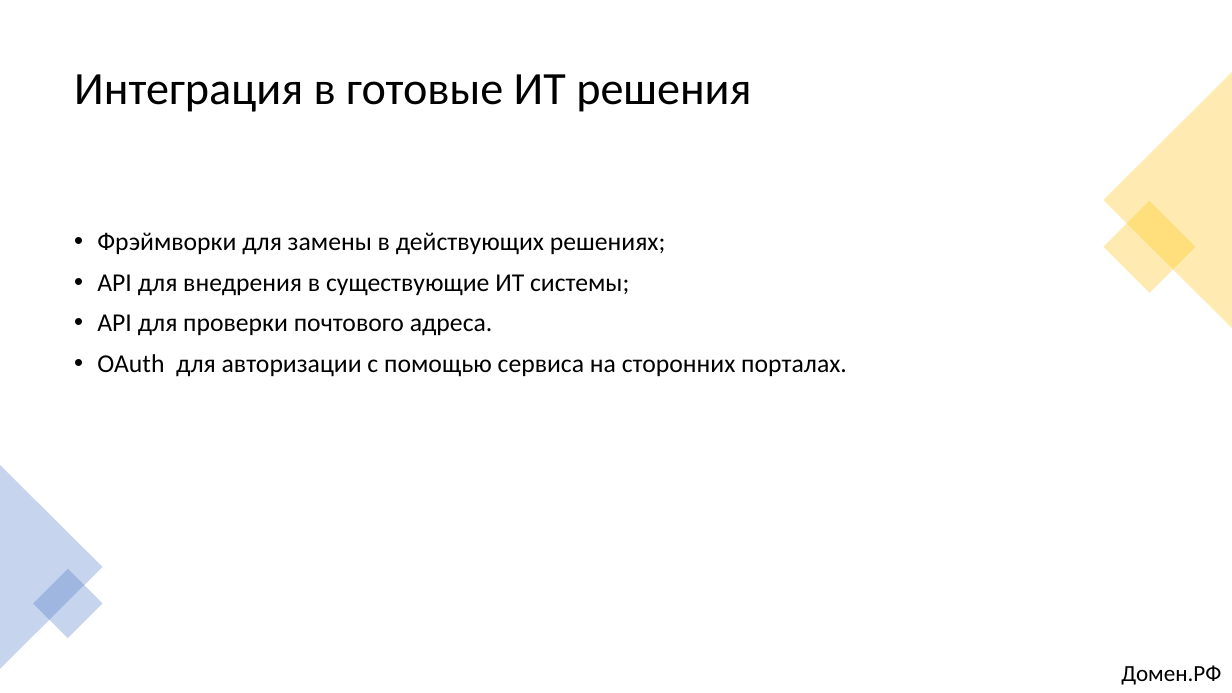
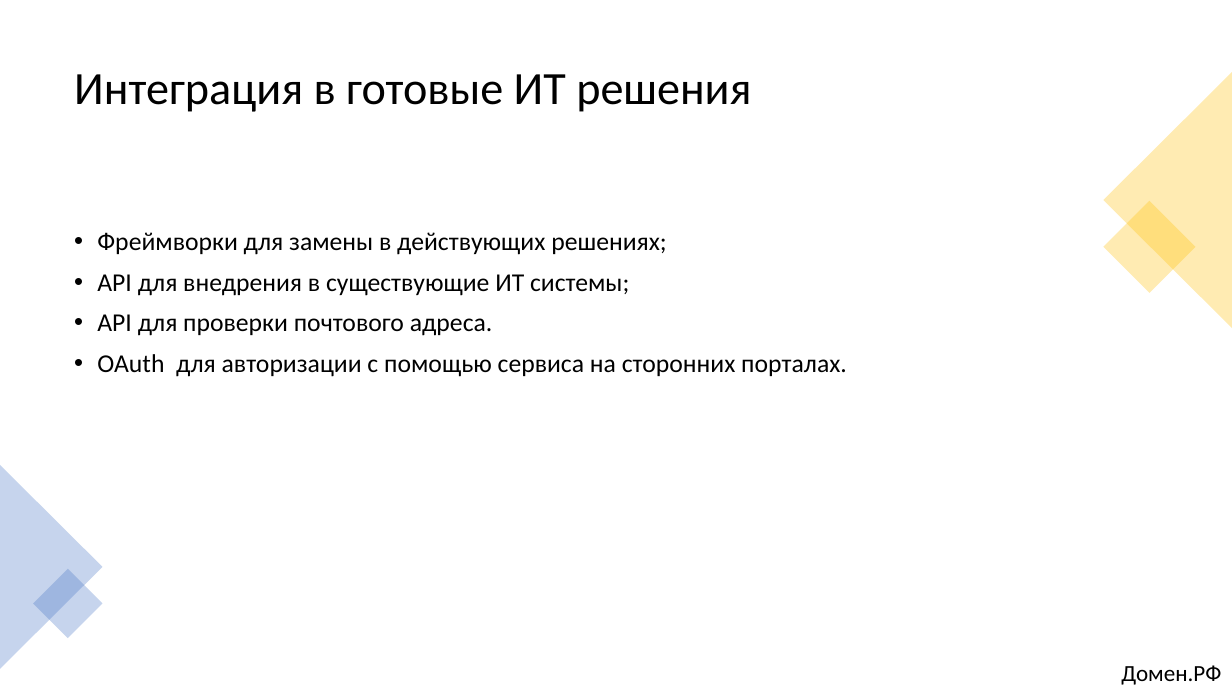
Before and after one commit to alexklippe/scryptedv2, a slide deck: slide 11 of Презентация_Команда Scrypted_кейс1.pptx. Drawn at 1232x693 pixels with LibreOffice and Linux fonts; fonts in the diff are those of the drawing. Boxes give left, top, right and bottom in pixels: in the first picture for what was removed or moved away, otherwise in the second. Text is boxed around its words. In the diff, an @@ line names an element or a change of style, - is before the commit and + after.

```diff
--- a/Презентация_Команда Scrypted_кейс1.pptx
+++ b/Презентация_Команда Scrypted_кейс1.pptx
@@ text at box(97, 232, 667, 255): text changed @@
-• Фрэймворки для замены в действующих решениях;
+• Фреймворки для замены в действующих решениях;
```
Also in this commit, not shown: 8 other slides changed, 6 other files.
